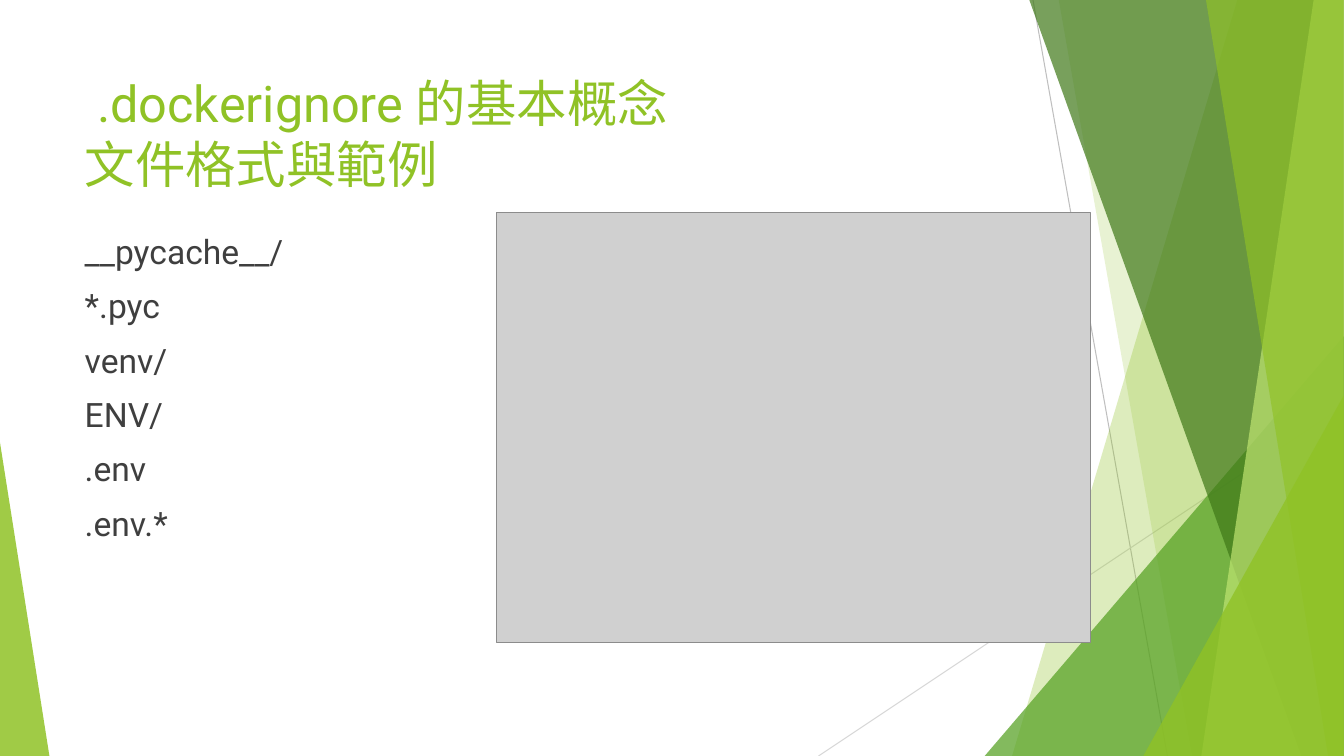
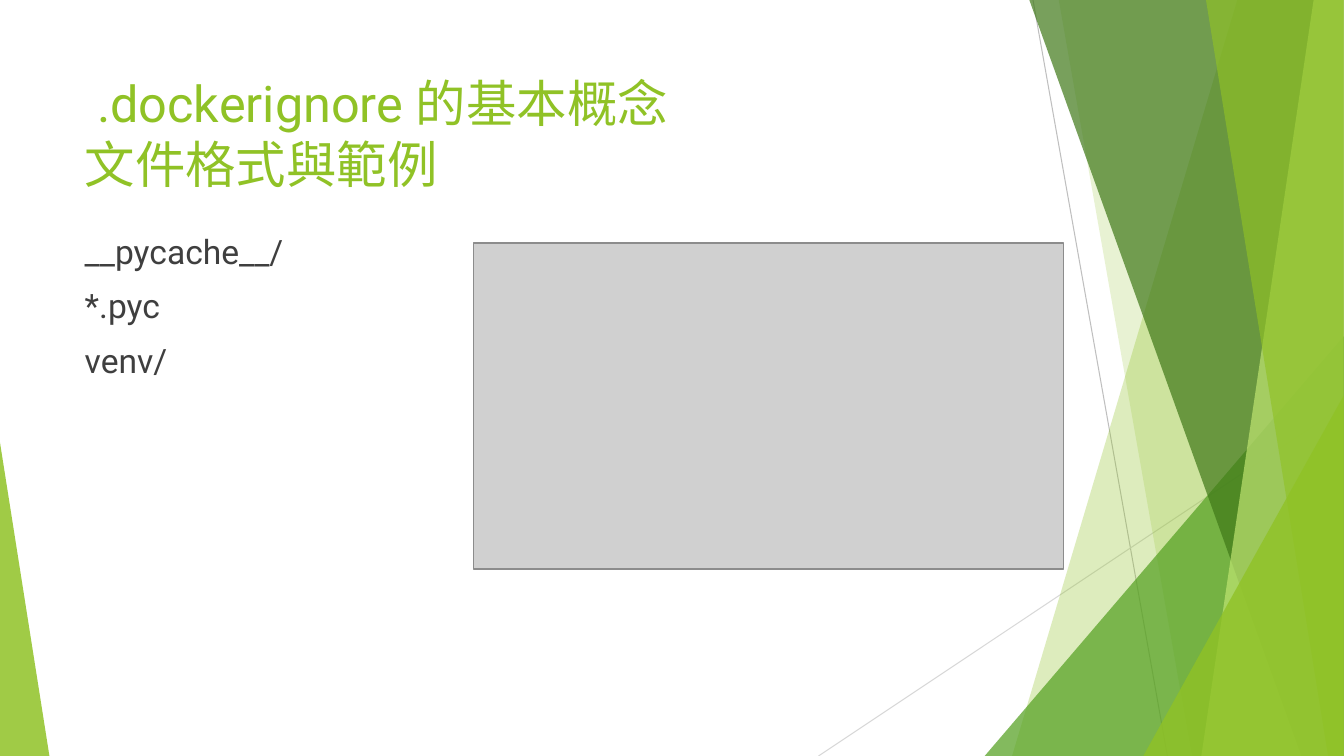
Before and after one commit to coolyuoo/Docker.Class4, a slide deck: slide 6 of 單元4.容器資源配置.pptx. Drawn at 1344x756 pixels with LibreOffice and Linux fonts; fonts in the diff are those of the drawing; grey boxes stand for pictures. Boxes give left, top, right and bottom in pixels: in the first picture for what was removed or moved away, otherwise in the second. Text is boxed around its words. In the diff, an @@ line names an element or a change of style, - is before the commit and + after.

```diff
--- a/單元4.容器資源配置.pptx
+++ b/單元4.容器資源配置.pptx
@@ picture: place and size @@
-picture at bbox=[497, 213, 1091, 642]
+picture at bbox=[474, 243, 1064, 569]
@@ text at bbox=[85, 403, 168, 537]: paragraphs removed @@
-ENV/
-.env
-.env.*
```
Also in this commit, not shown: 2 other slides changed.
